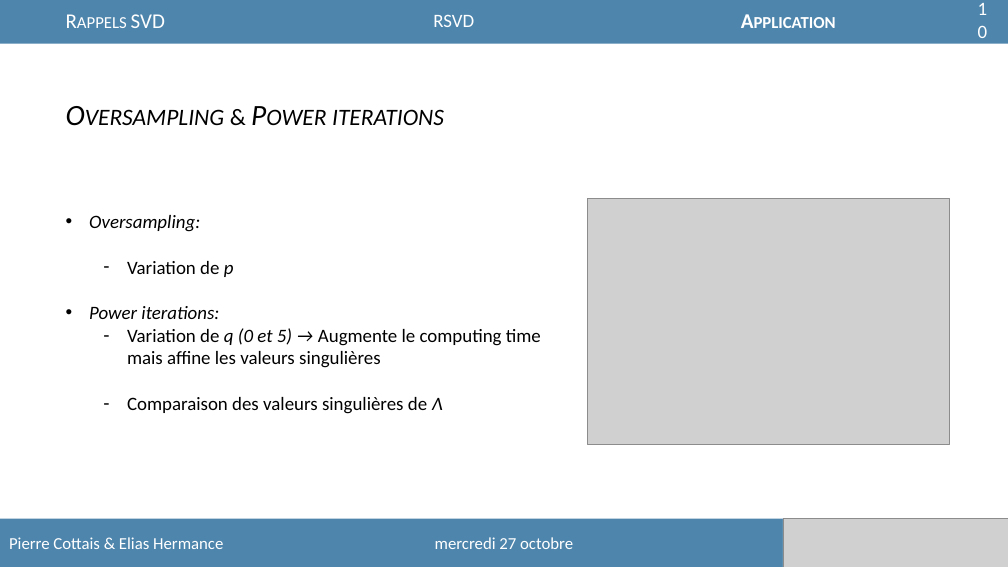
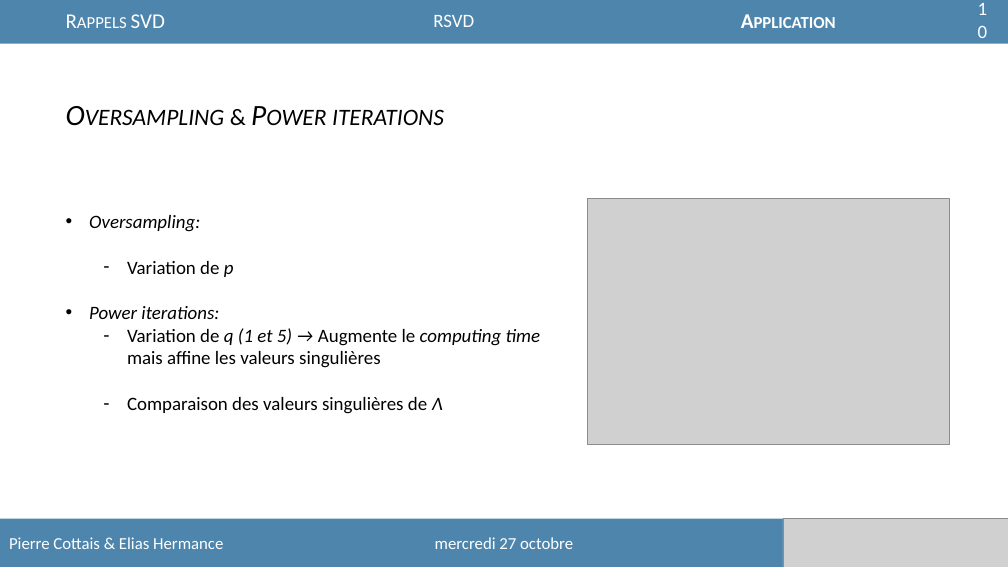
Before and after one commit to Easill/RSVD, a slide deck: slide 10 of presentation.pptx. Drawn at 1008x567 pixels with LibreOffice and Linux fonts; fonts in the diff are those of the drawing; grey boxes stand for pictures. Boxes give left, top, right and bottom in pixels: in the first picture for what was removed or moved away, otherwise in the second. Text is boxed around its words. In the diff, an @@ line names an element or a change of style, - is before the commit and + after.

```diff
--- a/presentation.pptx
+++ b/presentation.pptx
@@ text at (127,328,540,368): text changed @@
-  – Variation de q (0 et 5) → Augmente le computing time
-    mais affine les valeurs singulières
+  – Variation de q (1 et 5) → Augmente le computing time
+    mais affine les valeurs singulières
```
Also in this commit, not shown: 1 other slide changed.
